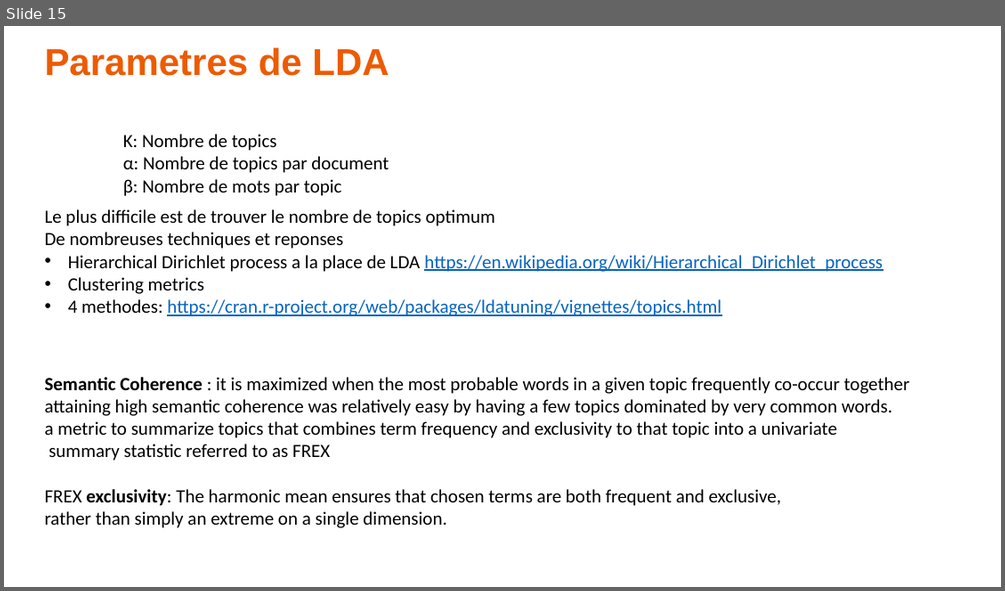
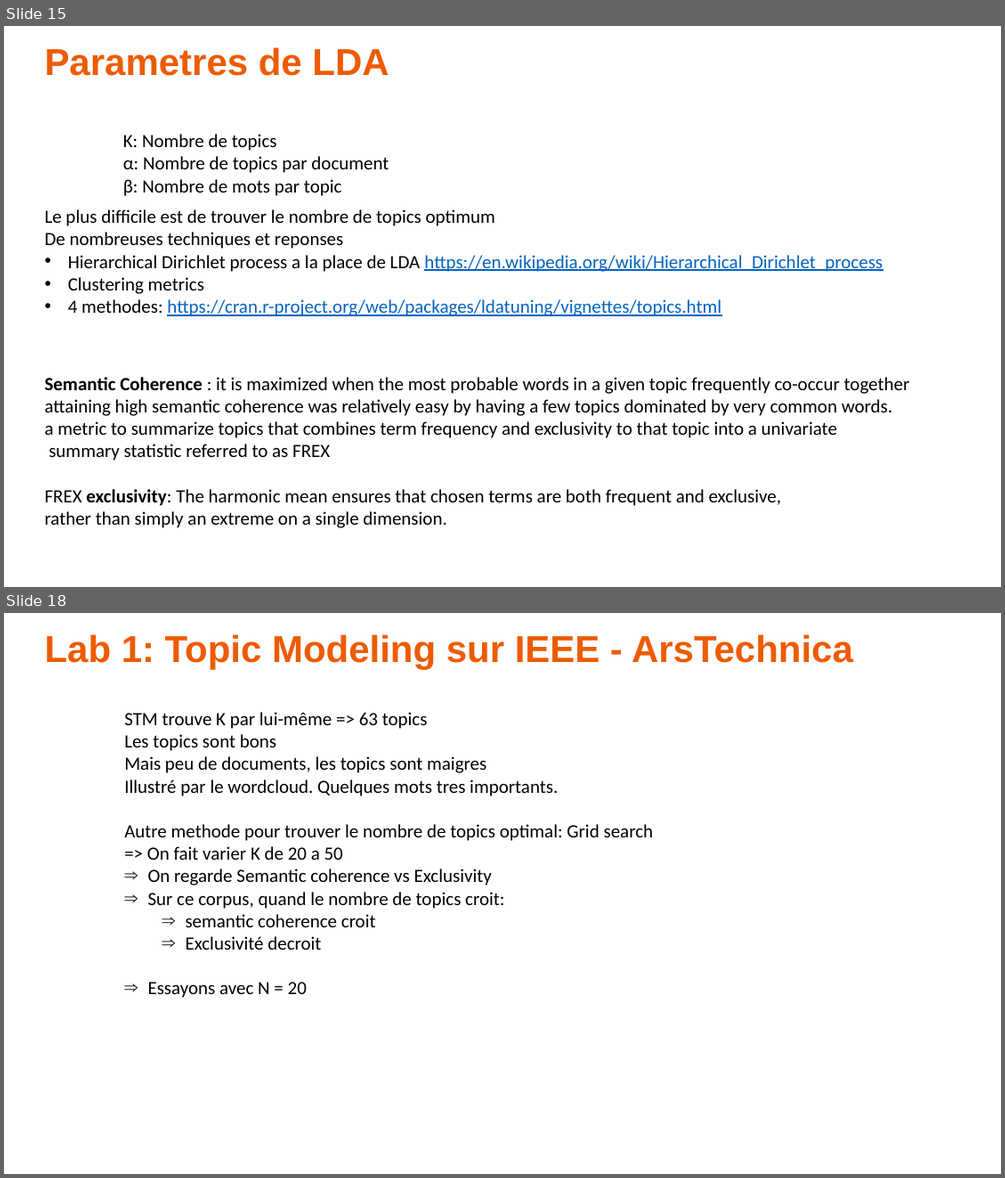
Before and after one commit to alexisperrier/upem-topic-modeling, a slide deck: UPEM-Topic_modeling.pptx. Shown one above the other, each under a label of ours: slide 15 before the commit, slides 15 and 18 after it; the slides between them are not shown. The pictures are 1005x591 and 1005x1178 pixels, drawn with LibreOffice and Linux fonts; fonts in the diff are those of the drawing. Boxes give left, top, right and bottom in pixels: in the first picture for what was removed or moved away, otherwise in the second. Text is boxed around its words. In the diff, an @@ line names an element or a change of style, - is before the commit and + after.

```diff
--- a/UPEM-Topic_modeling.pptx
+++ b/UPEM-Topic_modeling.pptx
@@ slide 18 added at box(4, 613, 1001, 1174), background #FFFFFF @@
@@ text added at box(45, 634, 853, 670), 36 pt, text #ED5B00, bold @@
+Lab 1: Topic Modeling sur IEEE - ArsTechnica
@@ text added at box(124, 712, 654, 997), 18 pt, text #000000 @@
+STM trouve K par lui-même => 63 topics
+Les topics sont bons
+Mais peu de documents, les topics sont maigres
+Illustré par le wordcloud. Quelques mots tres importants.
+Autre methode pour trouver le nombre de topics optimal: Grid search
+=> On fait varier K de 20 a 50
+⇒ On regarde Semantic coherence vs Exclusivity
+⇒ Sur ce corpus, quand le nombre de topics croit:
+  ⇒ semantic coherence croit
+  ⇒ Exclusivité decroit
+⇒ Essayons avec N = 20
```
Also in this commit, not shown: 1 slide changed, 9 other slides added, 41 other files.
